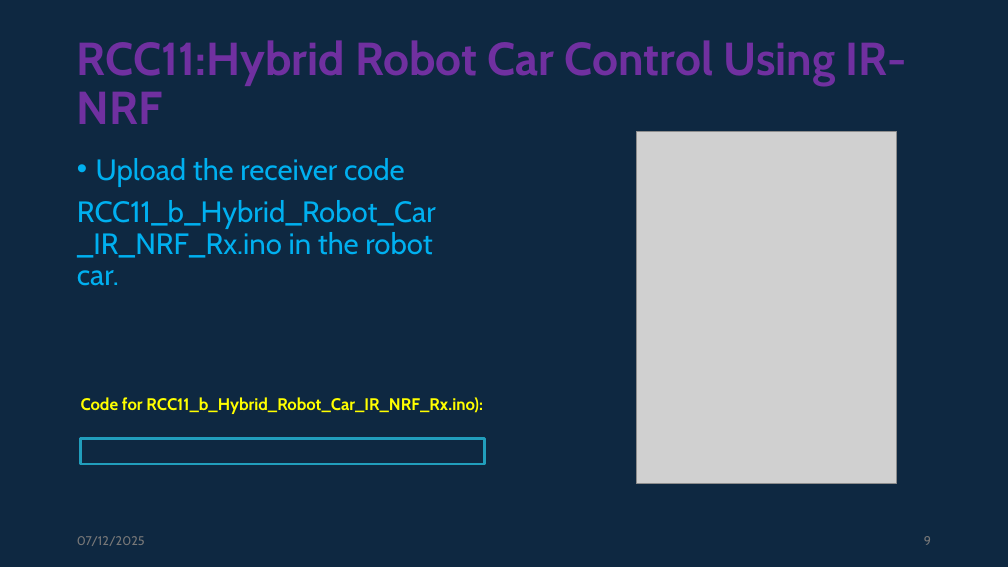
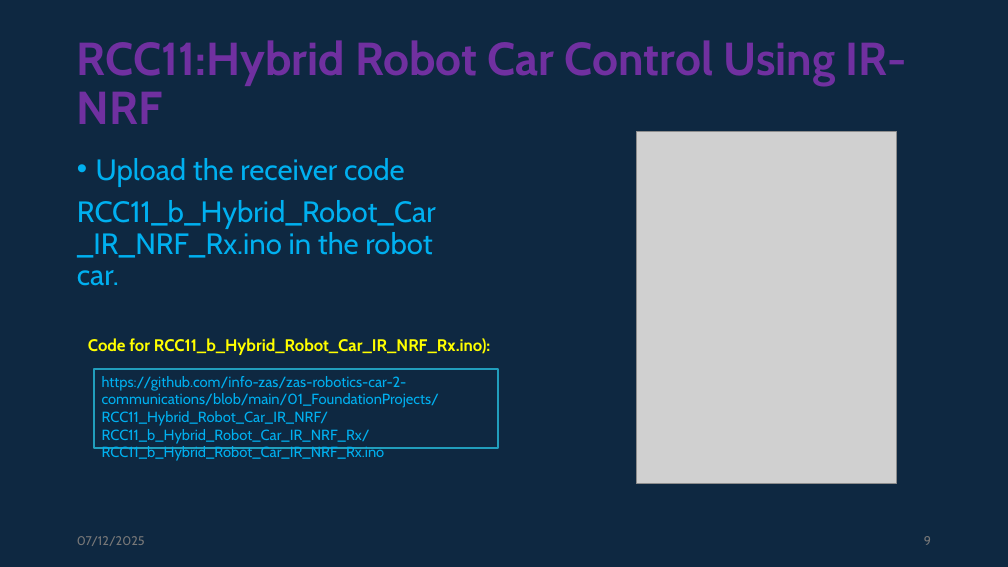
Before and after one commit to info-zas/zas-robotics-car-2-communications, a slide deck: slide 9 of 01_FoundationProjects/RCC11_Hybrid_Robot_Car_IR_NRF/RCC11_Hybrid_Robot_Car_IR_NRF.pptx. Drawn at 1008x567 pixels with LibreOffice and Linux fonts; fonts in the diff are those of the drawing; grey boxes stand for pictures. Boxes give left, top, right and bottom in pixels: in the first picture for what was removed or moved away, otherwise in the second. Text is boxed around its words. In the diff, an @@ line names an element or a change of style, - is before the commit and + after.

```diff
--- a/01_FoundationProjects/RCC11_Hybrid_Robot_Car_IR_NRF/RCC11_Hybrid_Robot_Car_IR_NRF.pptx
+++ b/01_FoundationProjects/RCC11_Hybrid_Robot_Car_IR_NRF/RCC11_Hybrid_Robot_Car_IR_NRF.pptx
@@ text "Code for RCC11_b_Hybrid_Robot_Car_IR_NRF_Rx.ino):": place and size @@
-text "Code for RCC11_b_Hybrid_Robot_Car_IR_NRF_Rx.ino):" at [81, 397, 483, 414]
+text "Code for RCC11_b_Hybrid_Robot_Car_IR_NRF_Rx.ino):" at [88, 338, 491, 355]
@@ rectangle "https://github.com/info-zas/zas-robotics-car-2-communication ...": place and size @@
-rectangle "https://github.com/info-zas/zas-robotics-car-2-communication ..." at [81, 439, 485, 464]
+rectangle "https://github.com/info-zas/zas-robotics-car-2-communication ..." at [95, 369, 498, 448]
@@ text in rectangle at [102, 376, 439, 461]: text added @@
+https://github.com/info-zas/zas-robotics-car-2-communications/blob/main/01_FoundationProjects/RCC11_Hybrid_Robot_Car_IR_NRF/RCC11_b_Hybrid_Robot_Car_IR_NRF_Rx/RCC11_b_Hybrid_Robot_Car_IR_NRF_Rx.ino
```
Also in this commit, not shown: 2 other slides changed, 11 other files.
